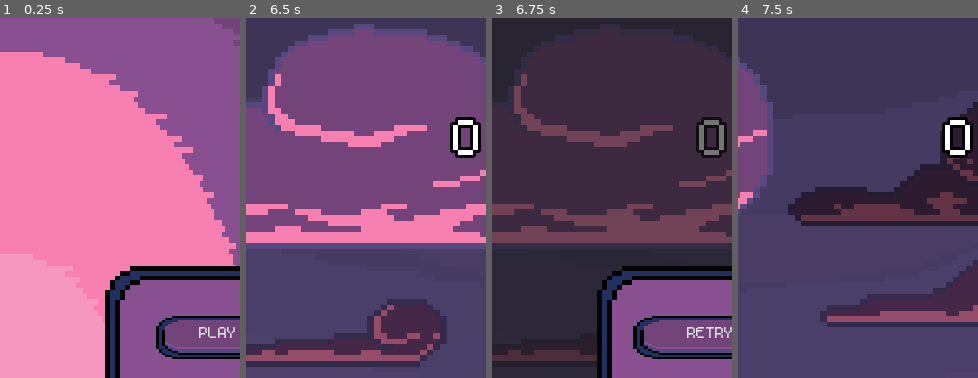
Above: before the commit, frames 1-4 (left to right).
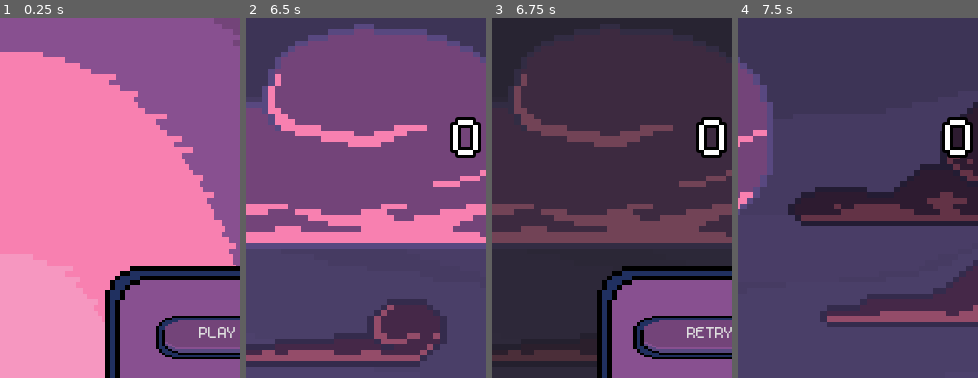
Above: after the commit, the same moments.

Repository: elensiel/Cozy-Bird
Game: Godot game, scene res://scene/main_menu.tscn
The game is run twice, just before and just after one commit, with the same random seed, the same clock (stepped at 60 frames per second) and the same inputs.
Inputs:
- Up to frame 1 (0.25 s): no input
- Up to frame 2 (6.5 s): click "PLAY" at 0.5 s; tap Enter at 1.25, 5 s; tap Space (jump) at 1.52, 2.27, 3.77, 4.25, 4.52, 5.27, 5.75 s; tap Escape (pause) at 4.9 s
- Up to frame 3 (6.75 s): tap Enter at 6.5 s
- Up to frame 4 (7.5 s): tap Space (jump) at 6.77 s; click "RETRY" at 7.25 s
The pictures show only the part of the screen within x 5-55%, y 0-50%; the shares and areas given below are measured in that part.

Frames 1-2 are identical in both runs. In frame 3, 0.5% of the frame differs, in the area x 86-97%, y 28-39%; in frame 4, nothing differs.

Commit message:
almost done

Diff:
--- /dev/null
+++ b/scene/pause_panel.tscn
@@ -0,0 +1,61 @@
+[gd_scene load_steps=3 format=3 uid="uid://pnq6fwn7udn6"]
+
+[ext_resource type="Theme" uid="uid://bcihif0mi53lh" path="res://resource/menu.tres" id="1_vhddf"]
+
+[sub_resource type="GDScript" id="GDScript_u4dh4"]
+resource_name = "PausePanel"
+script/source = "extends Node
+
+func _on_continue_pressed() -> void:
+	get_parent().set_state(GameStateMachine.GameState.RUNNING)
+
+func _on_quit_pressed() -> void:
+	get_tree().change_scene_to_file(\"res://scene/main_menu.tscn\")
+"
+
+[node name="PausePanel" type="Node"]
+script = SubResource("GDScript_u4dh4")
+
+[node name="Panel" type="Panel" parent="."]
+offset_right = 480.0
+offset_bottom = 720.0
+
+[node name="PanelContainer" type="PanelContainer" parent="."]
+offset_left = 127.0
+offset_top = 248.0
+offset_right = 354.0
+offset_bottom = 472.0
+theme = ExtResource("1_vhddf")
+
+[node name="MarginContainer" type="MarginContainer" parent="PanelContainer"]
+layout_mode = 2
+theme_override_constants/margin_left = 50
+theme_override_constants/margin_right = 50
+
+[node name="VBoxContainer" type="VBoxContainer" parent="PanelContainer/MarginContainer"]
+layout_mode = 2
+theme_override_constants/separation = 50
+alignment = 1
+
+[node name="Continue" type="Button" parent="PanelContainer/MarginContainer/VBoxContainer"]
+layout_mode = 2
+text = "CONTINUE"
+
+[node name="Quit" type="Button" parent="PanelContainer/MarginContainer/VBoxContainer"]
+layout_mode = 2
+text = "QUIT"
+
+[node name="Label" type="Label" parent="."]
+offset_left = 127.0
+offset_top = 162.0
+offset_right = 354.0
+offset_bottom = 248.0
+theme = ExtResource("1_vhddf")
+theme_override_font_sizes/font_size = 50
+text = "PAUSED"
+horizontal_alignment = 1
+vertical_alignment = 1
+autowrap_mode = 2
+
+[connection signal="pressed" from="PanelContainer/MarginContainer/VBoxContainer/Continue" to="." method="_on_continue_pressed"]
+[connection signal="pressed" from="PanelContainer/MarginContainer/VBoxContainer/Quit" to="." method="_on_quit_pressed"]
--- a/scene/retry_panel.tscn
+++ b/scene/retry_panel.tscn
@@ -6,8 +6,14 @@
 resource_name = "Retry"
 script/source = "extends Node
 
+@onready var gm = get_parent() as GameManager
+
 func _ready() -> void:
 	get_tree().paused = true
+	$Label.text = str(gm.score)
+
+	if gm.score > gm.high_score:
+		$Label2.visible = true
 
 func _on_retry_pressed() -> void:
 	get_parent().get_parent().set_state(GameStateMachine.GameState.PAUSED)
@@ -18,7 +24,7 @@
 	get_tree().change_scene_to_file(\"res://scene/main_menu.tscn\")
 "
 
-[node name="RetrPanel" type="Node"]
+[node name="RetryPanel" type="Node"]
 process_mode = 2
 script = SubResource("GDScript_kkbd0")
 
@@ -51,5 +57,30 @@
 layout_mode = 2
 text = "BACK TO MENU"
 
+[node name="Label" type="Label" parent="."]
+offset_left = 224.0
+offset_top = 83.0
+offset_right = 264.0
+offset_bottom = 147.0
+theme = ExtResource("1_epxu4")
+theme_override_font_sizes/font_size = 80
+text = "0"
+horizontal_alignment = 1
+vertical_alignment = 1
+autowrap_mode = 2
+
+[node name="Label2" type="Label" parent="."]
+visible = false
+offset_left = 127.0
+offset_top = 162.0
+offset_right = 354.0
+offset_bottom = 248.0
+theme = ExtResource("1_epxu4")
+theme_override_font_sizes/font_size = 50
+text = "NEW HIGH SCORE!"
+horizontal_alignment = 1
+vertical_alignment = 1
+autowrap_mode = 2
+
 [connection signal="pressed" from="PanelContainer/MarginContainer/VBoxContainer/Retry" to="." method="_on_retry_pressed"]
 [connection signal="pressed" from="PanelContainer/MarginContainer/VBoxContainer/Back" to="." method="_on_back_pressed"]
--- a/script/game_manager.gd
+++ b/script/game_manager.gd
@@ -2,14 +2,18 @@
 class_name GameManager
 
 @onready var label: Label = $Label
-@onready var try := preload("res://scene/retry_panel.tscn")
+@onready var try: PackedScene = preload("res://scene/retry_panel.tscn")
 
-var SAVE_PATH: String = "res://save/score.bin"
+var SAVE_PATH: String = OS.get_user_data_dir() + "/save/score.bin"
 var score: int = 0
 var high_score: int = _load_score()
 
+func inc_score() -> void:
+	score += 1
+	label.text = str(score)
+
 func _load_score() -> int:
-	var DIR: String = "res://save/"
+	var DIR: String = OS.get_user_data_dir() + "/save/"
 
 	if not DirAccess.dir_exists_absolute(DIR):
 		# creates directory
@@ -21,20 +25,21 @@
 
 	return FileAccess.open(SAVE_PATH, FileAccess.READ).get_16()
 
-func inc_score() -> void:
-	score += 1
-	label.text = str(score)
-
 func save_high_score() -> void:
 	if high_score > score: # if score does not beat pr
 		return
 
 	# storing high score
 	high_score = score
-	var file = FileAccess.open(SAVE_PATH, FileAccess.READ_WRITE)
-	file.store_16(high_score)
-	file.close()
+	var file = FileAccess.open(SAVE_PATH, FileAccess.WRITE)
+	if file:
+		file.store_16(high_score)
+		file.close()
+	else:
+		print("Error: Could not open file for writing.")
 
 func _on_death_timer_timeout() -> void:
-	var try_temp := try.instantiate()
+	var try_temp: Node = try.instantiate()
 	add_child(try_temp)
+
+	label.visible = false
--- a/script/game_state_machine.gd
+++ b/script/game_state_machine.gd
@@ -3,16 +3,19 @@
 
 
 ## REFERENCES
-@onready var timer: Timer = $PillarSpawnMachine/Timer
-@onready var parallax: ParallaxBackground = $ParallaxBackground
-@onready var player: CharacterBody2D = $Player
 @onready var death_timer: Timer = $DeathTimer
 @onready var game_manager: GameManager = $GameManager
+@onready var parallax: ParallaxBackground = $ParallaxBackground
+@onready var pause_panel: PackedScene = preload("res://scene/pause_panel.tscn")
+@onready var player: CharacterBody2D = $Player
+@onready var timer: Timer = $PillarSpawnMachine/Timer
 
 
 ## VARIABLES
 enum GameState { PAUSED, RUNNING, DEAD }
 var current_state: GameState
+var pause_panel_temp: Node
+var start: bool = false
 
 
 ## FUNCTIONS
@@ -22,6 +25,7 @@
 	## disabling some nodes on start
 	parallax.set_process(false) # pause parallax scrolling
 	timer.set_paused(true) # pause timer
+	start = true
 
 func set_state(new_state: GameState):
 	_exit_state(current_state)
@@ -32,7 +36,12 @@
 	match state:
 		GameState.PAUSED:
 			player.set_physics_process(true) # run player physics
+
+			# qfree pause panel
+			if get_node("PausePanel") != null:
+				get_node("PausePanel").queue_free()
 		GameState.RUNNING:
+			player.set_process_input(false) # disable _input
 			parallax.set_process(false) # pause parallax scrolling
 			timer.set_paused(true) # pause timer
 		GameState.DEAD:
@@ -43,7 +52,13 @@
 	match state:
 		GameState.PAUSED:
 			player.set_physics_process(false) # run player physics
+
+			# instantiate pause panel
+			if start:
+				pause_panel_temp = pause_panel.instantiate()
+				add_child(pause_panel_temp)
 		GameState.RUNNING:
+			player.set_process_input(true) # enable _input
 			parallax.set_process(true) # run parallax scrolling
 			timer.set_paused(false) # run timer
 		GameState.DEAD:
